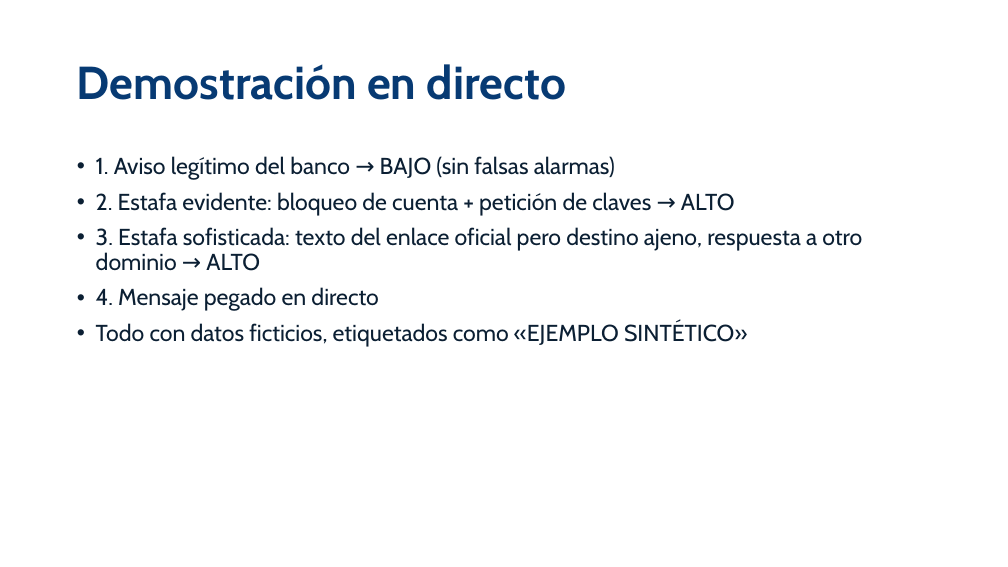
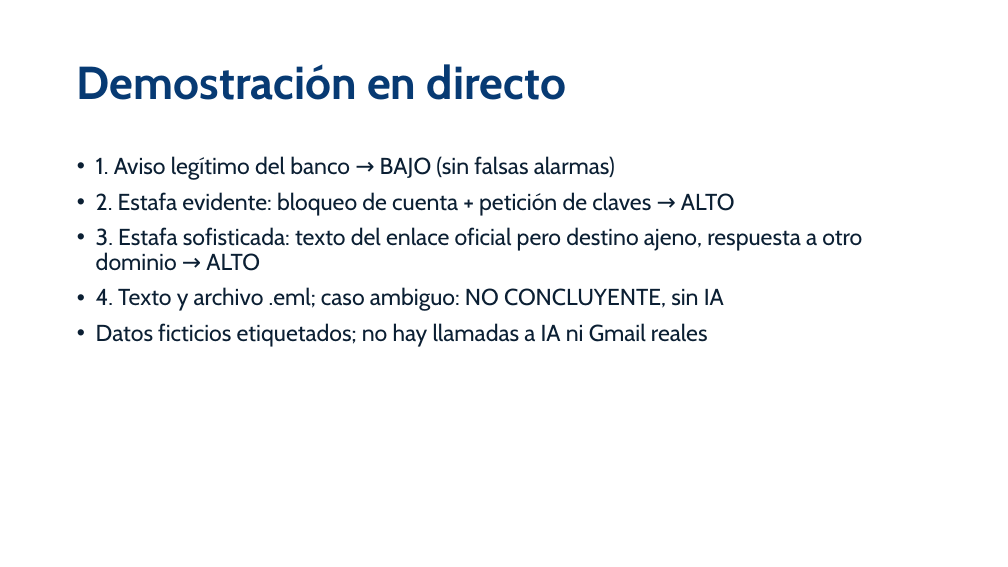
Before and after one commit to diegoalmajano/hackaton-finance-antifraude, a slide deck: slide 4 of docs/entrega/Presentacion_Asistente_Antifraude.pptx. Drawn at 1008x567 pixels with LibreOffice and Linux fonts; fonts in the diff are those of the drawing. Boxes give left, top, right and bottom in pixels: in the first picture for what was removed or moved away, otherwise in the second. Text is boxed around its words. In the diff, an @@ line names an element or a change of style, - is before the commit and + after.

Commit message:
feat: consolidate offline antifraud MVP and accessibility fixes
Correct bank mention attribution and flag direct executable links passively.
Preserve pending Gmail messages on explicit quota errors, tested with mocks.
Fix accessible status/error handling, full filenames and narrow risk labels.
Add synthetic EML demo fixtures and real loopback HTTP regression coverage.
Reconcile handoff, limitations, demo instructions, PDF and 12-slide deck.
Record the explicitly authorized private feat/fase-0 backup and safety review.

Validation: 746 Python passed, 4 real integrations skipped, 1 known xfail;
11 JavaScript tests passed. AI disabled, zero API budget, no real integrations.
Manual accessibility remains partial and deferred to the final phase.

```diff
--- a/docs/entrega/Presentacion_Asistente_Antifraude.pptx
+++ b/docs/entrega/Presentacion_Asistente_Antifraude.pptx
@@ text at (x1=96, y1=287, x2=724, y2=347): text changed @@
-• 4. Mensaje pegado en directo
-• Todo con datos ficticios, etiquetados como «EJEMPLO SINTÉTICO»
+• 4. Texto y archivo .eml; caso ambiguo: NO CONCLUYENTE, sin IA
+• Datos ficticios etiquetados; no hay llamadas a IA ni Gmail reales
```
Also in this commit, not shown: 3 other slides changed, 36 other files.
